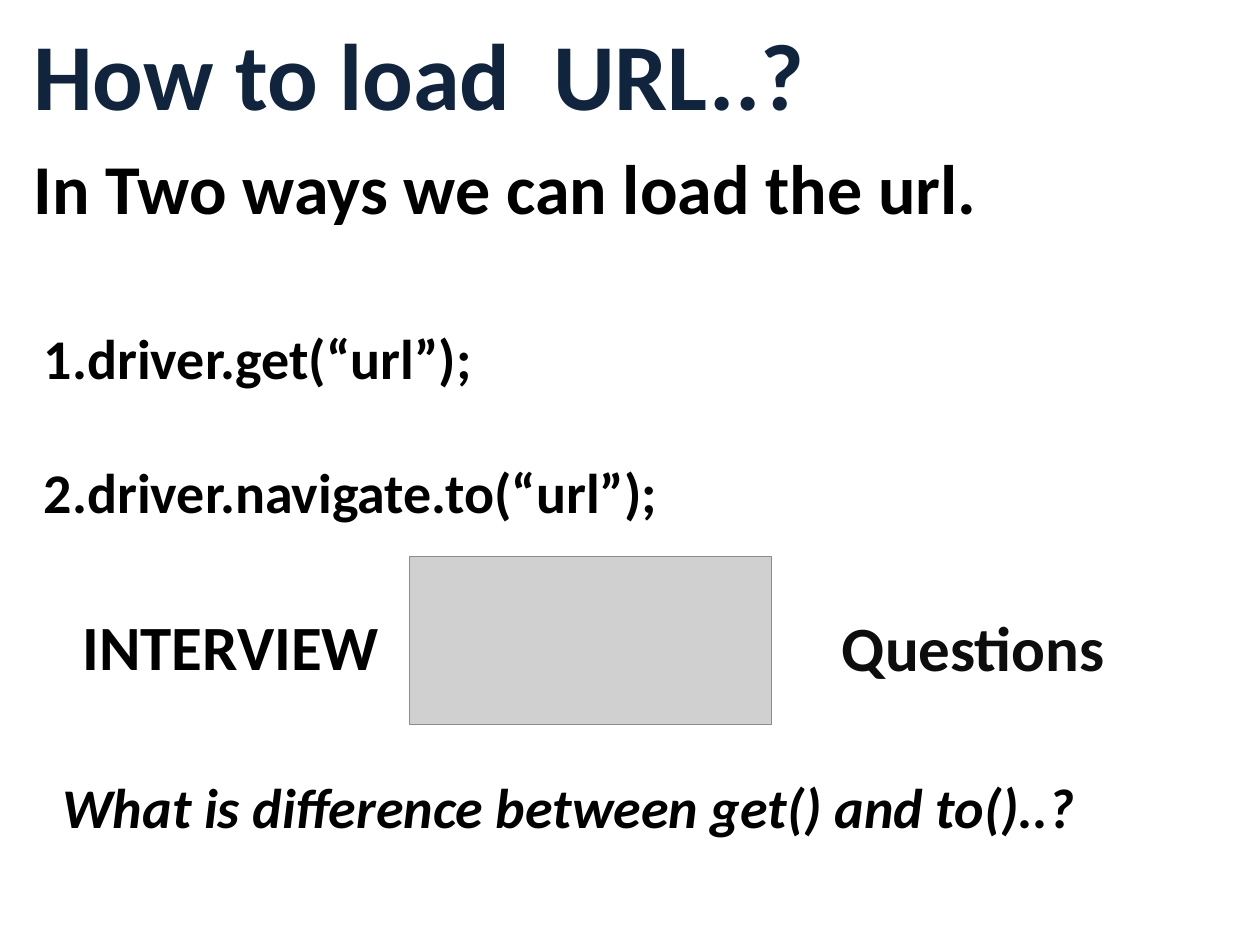
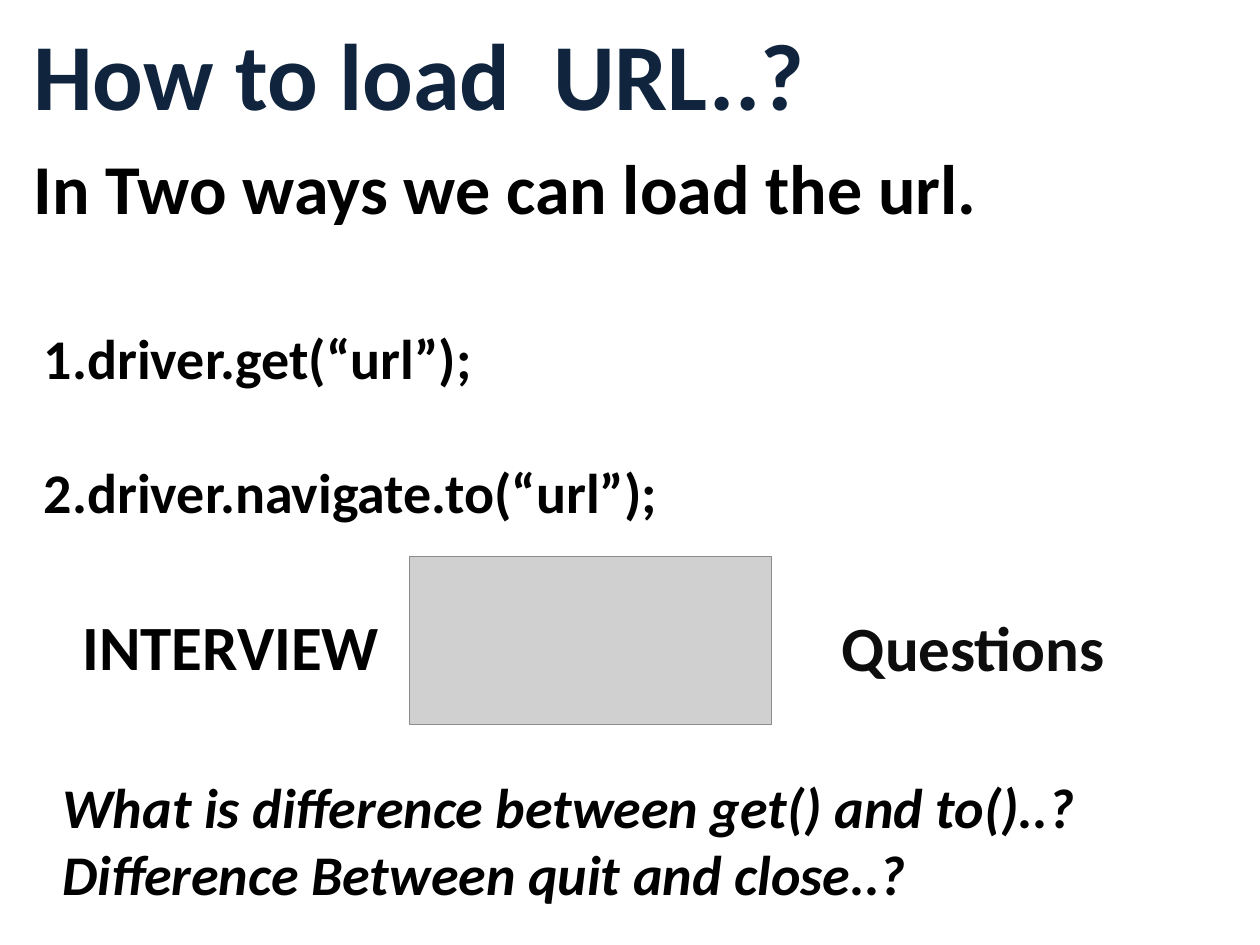
Before and after one commit to ankurverma99/Democmd, a slide deck: slide 18 of Selenium.pptx. Drawn at 1260x945 pixels with LibreOffice and Linux fonts; fonts in the diff are those of the drawing; grey boxes stand for pictures. Boxes give left, top, right and bottom in pixels: in the first picture for what was removed or moved away, otherwise in the second. Text is boxed around its words. In the diff, an @@ line names an element or a change of style, - is before the commit and + after.

```diff
--- a/Selenium.pptx
+++ b/Selenium.pptx
@@ text at <box>62,855,906,904</box>: paragraph added @@
+Difference Between quit and close..?
```
Also in this commit, not shown: 2 other slides changed, 8 slides added.
